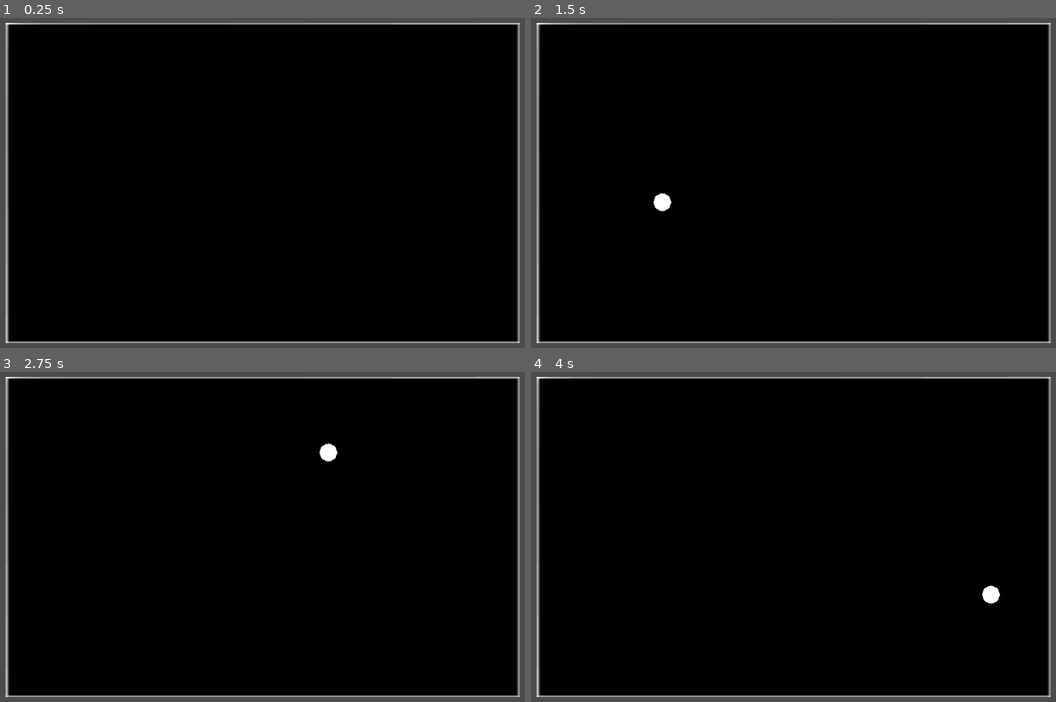
Above: before the commit, frames 1-4 (two rows, left to right).
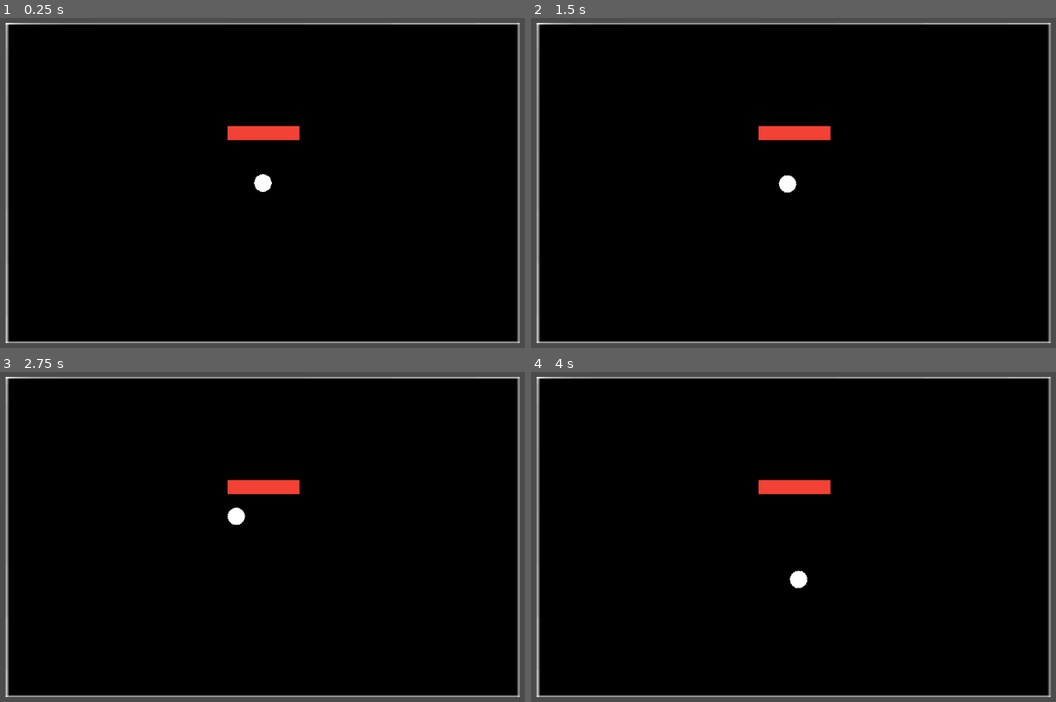
Above: after the commit, the same moments.

Repository: sisipun/CybersportManager
Game: Godot game, scene res://script/ui.tscn
Same seed, same stepped clock (60 frames per second), same inputs: the game is played once before the commit and once after it.
Inputs (mouse positions are in pixels of both pictures, inside the frame that each line leads up to):
- Up to frame 1 (0.25 s): no input
- Up to frame 2 (1.5 s): tap Enter at 0.5 s; click (793, 183) at 0.67 s; tap Space at 1.25 s; move the mouse to (662, 202) at 1.27 s; click (662, 202) at 1.42 s
- Up to frame 3 (2.75 s): move the mouse to (330, 451) at 2.02 s; click (330, 451) at 2.17 s
- Up to frame 4 (4 s): move the mouse to (762, 612) at 2.77 s; click (762, 612) at 2.92 s; move the mouse to (993, 593) at 3.52 s; click (993, 593) at 3.67 s

The runs differ from the first frame. In frame 1, 0.8% of the frame differs, in the area x 43-58%, y 32-53%; in frame 2, 0.9%; in frame 3, 0.9%; in frame 4, 0.9%, in the area x 43-90%, y 32-71%.

Commit message:
Player movement

Diff:
--- a/game/script/match/tactical_fps/tactical_fps_map.gd
+++ b/game/script/match/tactical_fps/tactical_fps_map.gd
@@ -7,12 +7,12 @@
 var _current_player: TacticalFpsPlayer = null
 
 
+func _ready() -> void:
+	_current_player = player_scene.instance()
+	_current_player.position = Vector2(0, 0)
+	add_child(_current_player)
+
+
 func _on_input_event(_viewport: Node, event: InputEvent, _shape_idx: int) -> void:
-	if event is InputEventMouseButton and event.is_pressed():
-		if _current_player:
-			_current_player.queue_free()
-			_current_player = null
-
-		_current_player = player_scene.instance()
-		_current_player.position = to_local((event as InputEventMouseButton).position)
-		add_child(_current_player)
+	if event is InputEventMouseButton and event.is_pressed() and _current_player:
+		_current_player.move_to(to_local((event as InputEventMouseButton).position))
--- a/game/script/match/tactical_fps/tactical_fps_player.gd
+++ b/game/script/match/tactical_fps/tactical_fps_player.gd
@@ -1,2 +1,19 @@
 class_name TacticalFpsPlayer
 extends KinematicBody2D
+
+
+const TARGET_EPSILON = 5
+
+export (float) var speed: float = 150.0
+
+var target: Vector2 = Vector2.ZERO
+
+func _physics_process(delta: float) -> void:
+	var direction: Vector2 = target - position
+	if direction.length() > TARGET_EPSILON:
+		direction = direction.normalized()
+		move_and_slide(speed * direction)
+
+
+func move_to(position: Vector2) -> void:
+	target = position
--- /dev/null
+++ b/game/script/match/tactical_fps/tactical_fps_wall.tscn
@@ -0,0 +1,14 @@
+[gd_scene load_steps=3 format=2]
+
+[ext_resource path="res://asset/sprite/wall.png" type="Texture" id=1]
+
+[sub_resource type="RectangleShape2D" id=1]
+extents = Vector2( 112, 112 )
+
+[node name="Wall" type="StaticBody2D"]
+
+[node name="CollisionShape2D" type="CollisionShape2D" parent="."]
+shape = SubResource( 1 )
+
+[node name="Sprite" type="Sprite" parent="."]
+texture = ExtResource( 1 )
--- a/game/script/ui.tscn
+++ b/game/script/ui.tscn
@@ -1,7 +1,8 @@
-[gd_scene load_steps=3 format=2]
+[gd_scene load_steps=4 format=2]
 
 [ext_resource path="res://script/ui.gd" type="Script" id=1]
 [ext_resource path="res://script/match/tactical_fps/tactical_fps_map.tscn" type="PackedScene" id=2]
+[ext_resource path="res://script/match/tactical_fps/tactical_fps_wall.tscn" type="PackedScene" id=3]
 
 [node name="UI" type="Control"]
 anchor_right = 1.0
@@ -17,3 +18,7 @@
 mouse_filter = 2
 
 [node name="Map" parent="MapZone" instance=ExtResource( 2 )]
+
+[node name="Wall" parent="MapZone/Map" instance=ExtResource( 3 )]
+position = Vector2( 1, -78 )
+scale = Vector2( 0.5, 0.1 )
Binary file added: game/asset/sprite/wall.png
Not shown, added: game/asset/sprite/wall.png.import
Not shown, removed: .DS_Store
Not shown, removed: game/.DS_Store
Not shown, changed: game/.gitignore
Not shown, removed: game/asset/.DS_Store
Not shown, changed: game/asset/sprite/.DS_Store
